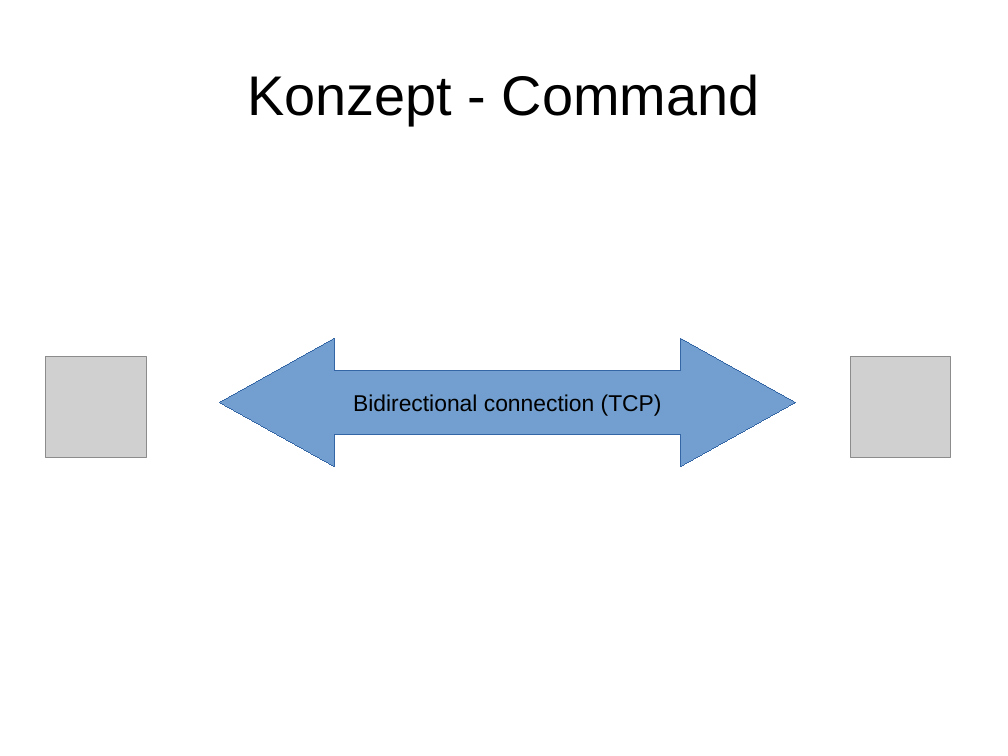
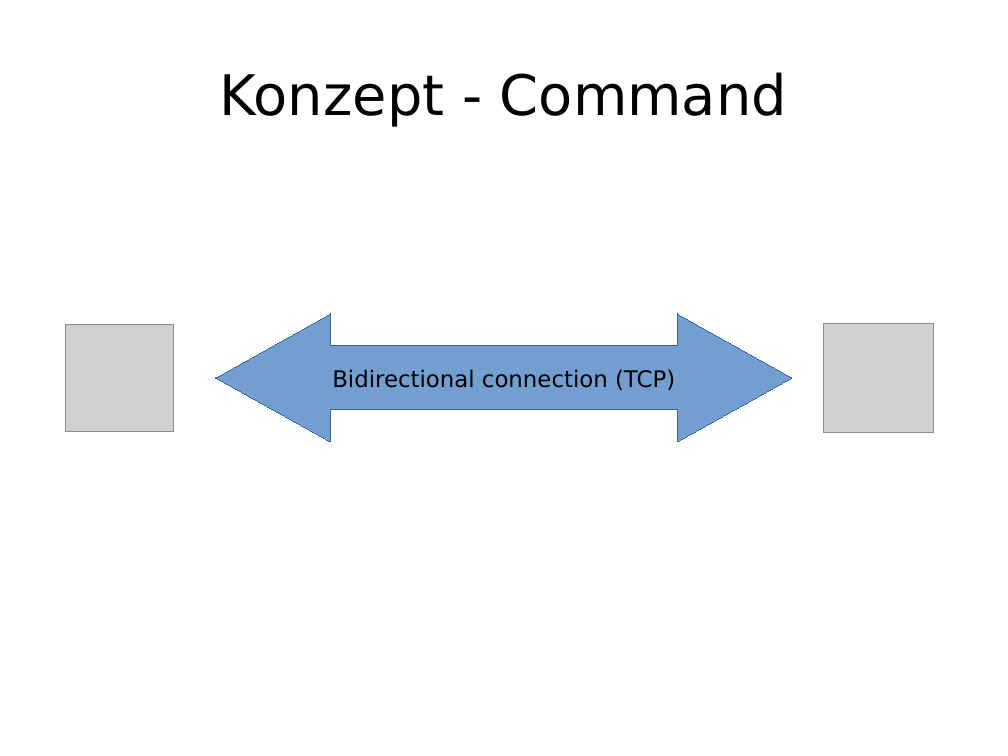
Before and after one commit to enra64/psychic-giggle, a slide deck: slide 7 of zwischenstand anfang dezember.odp (slide 6 before the commit). Drawn at 1008x756 pixels with LibreOffice and Linux fonts; fonts in the diff are those of the drawing; grey boxes stand for pictures. Boxes give left, top, right and bottom in pixels: in the first picture for what was removed or moved away, otherwise in the second. Text is boxed around its words. In the diff, an @@ line names an element or a change of style, - is before the commit and + after.

```diff
--- a/zwischenstand anfang dezember.odp
+++ b/zwischenstand anfang dezember.odp
@@ title "Konzept - Command" at (x1=220, y1=72, x2=787, y2=127): font Arial to DejaVu Sans @@
@@ picture resized from (x1=46, y1=357, x2=146, y2=457) to (x1=66, y1=325, x2=174, y2=433) @@
@@ left right arrow "Bidirectional connection (TCP)" at (x1=216, y1=314, x2=792, y2=442): font Arial to DejaVu Sans @@
@@ left right arrow "Bidirectional connection (TCP)" moved from (x1=220, y1=338, x2=796, y2=466) to (x1=216, y1=314, x2=792, y2=442) @@
@@ picture resized from (x1=851, y1=357, x2=951, y2=457) to (x1=824, y1=323, x2=934, y2=433) @@
```
Also in this commit, not shown: 8 other slides changed, 2 slides added, 1 slide removed.
